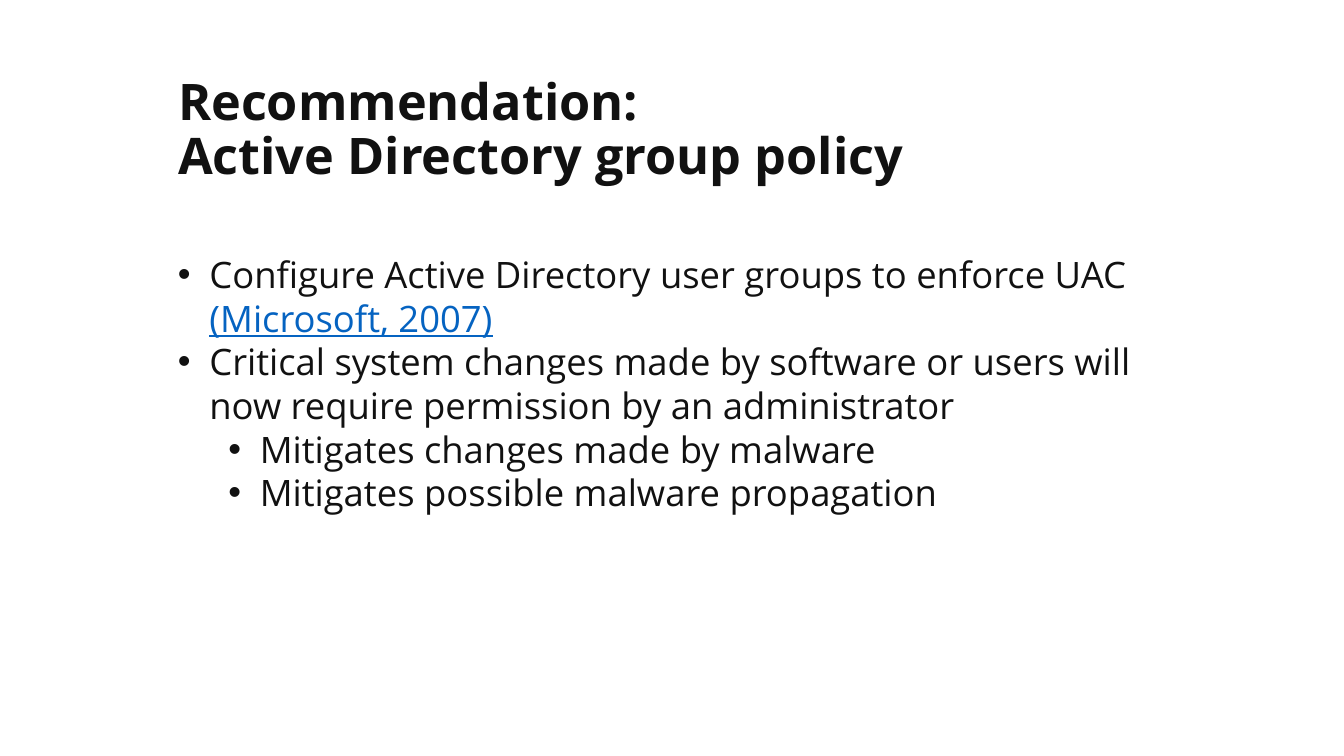
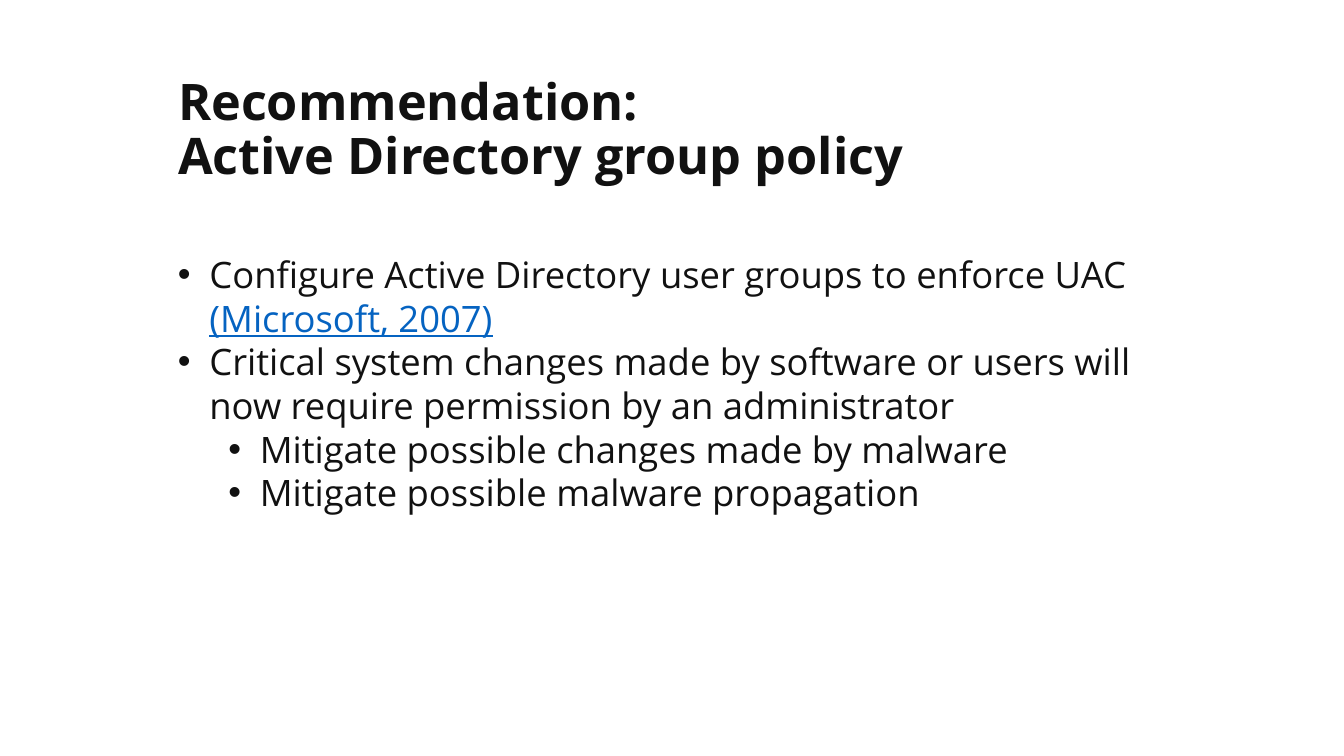
Before and after one commit to martymcflywa/ecu, a slide deck: slide 28 of year_1/sem_2/CSI1101_computer_security/0b_assignment_2_[22MAY15_0900]/dev/CSI1101_PONCE_A2_v02.pptx. Drawn at 1344x756 pixels with LibreOffice and Linux fonts; fonts in the diff are those of the drawing. Boxes give left, top, right and bottom in pixels: in the first picture for what was removed or moved away, otherwise in the second. Text is boxed around its words. In the diff, an @@ line names an element or a change of style, - is before the commit and + after.

```diff
--- a/year_1/sem_2/CSI1101_computer_security/0b_assignment_2_[22MAY15_0900]/dev/CSI1101_PONCE_A2_v02.pptx
+++ b/year_1/sem_2/CSI1101_computer_security/0b_assignment_2_[22MAY15_0900]/dev/CSI1101_PONCE_A2_v02.pptx
@@ text at <box>260,435,1007,515</box>: text changed @@
-  • Mitigates changes made by malware
-  • Mitigates possible malware propagation
+  • Mitigate possible changes made by malware
+  • Mitigate possible malware propagation
```
Also in this commit, not shown: 8 other slides changed, 1 other file.
